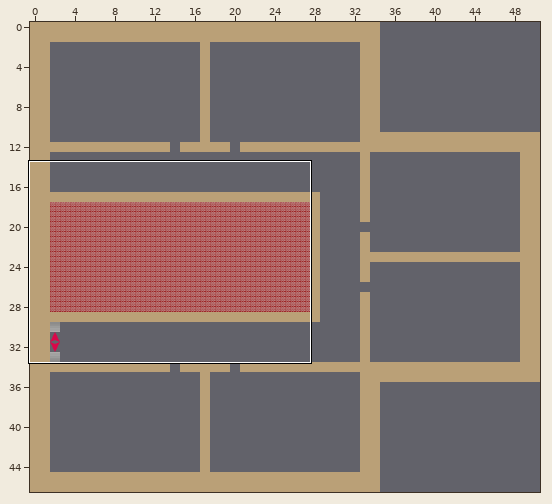
An edit to a level. Tiled map, map/1st_floor.tmx. Above: a wide view before the commit, with the close-up outlined.
Close-up. Old version:
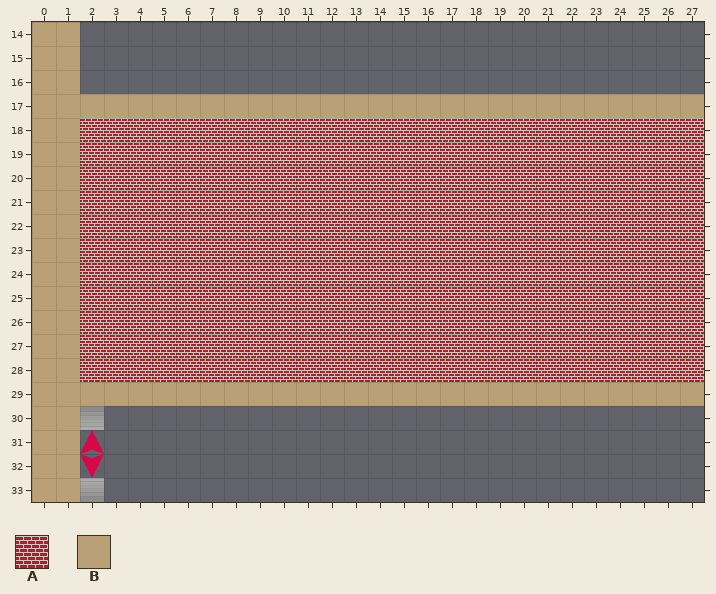
Cells are 32x32 px. Shown: x 0..27, y 14..33. The commit also changed other parts of the map, which this record leaves out.
Key: from "floors_tiled_ready": A 0, B 3.
_ is an empty cell.
Layers that did not change in this view are not listed.
Layer "base" before, first column x 0:
14 BB__________________________
15 BB__________________________
16 BB__________________________
17 BBBBBBBBBBBBBBBBBBBBBBBBBBBB
18 BBAAAAAAAAAAAAAAAAAAAAAAAAAA
19 BBAAAAAAAAAAAAAAAAAAAAAAAAAA
20 BBAAAAAAAAAAAAAAAAAAAAAAAAAA
21 BBAAAAAAAAAAAAAAAAAAAAAAAAAA
22 BBAAAAAAAAAAAAAAAAAAAAAAAAAA
23 BBAAAAAAAAAAAAAAAAAAAAAAAAAA
24 BBAAAAAAAAAAAAAAAAAAAAAAAAAA
25 BBAAAAAAAAAAAAAAAAAAAAAAAAAA
26 BBAAAAAAAAAAAAAAAAAAAAAAAAAA
27 BBAAAAAAAAAAAAAAAAAAAAAAAAAA
28 BBAAAAAAAAAAAAAAAAAAAAAAAAAA
29 BBBBBBBBBBBBBBBBBBBBBBBBBBBB
30 BB__________________________
31 BB__________________________
32 BB__________________________
33 BB__________________________
New version:
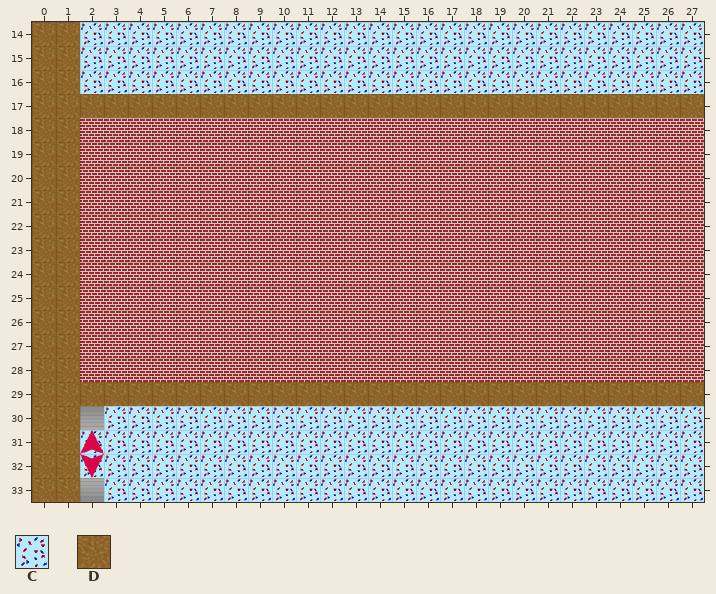
Further tiles: from "floors_tiled_ready": C 4, D 5.
Changes in this commit:
Changed rows in their new state; . is an unchanged cell.
Layer "base":
first column x 0:
14 DDCCCCCCCCCCCCCCCCCCCCCCCCCC
15 DDCCCCCCCCCCCCCCCCCCCCCCCCCC
16 DDCCCCCCCCCCCCCCCCCCCCCCCCCC
17 DDDDDDDDDDDDDDDDDDDDDDDDDDDD
18 DD..........................
19 DD..........................
20 DD..........................
21 DD..........................
22 DD..........................
23 DD..........................
24 DD..........................
25 DD..........................
26 DD..........................
27 DD..........................
28 DD..........................
29 DDDDDDDDDDDDDDDDDDDDDDDDDDDD
30 DD.CCCCCCCCCCCCCCCCCCCCCCCCC
31 DDCCCCCCCCCCCCCCCCCCCCCCCCCC
32 DDCCCCCCCCCCCCCCCCCCCCCCCCCC
33 DD.CCCCCCCCCCCCCCCCCCCCCCCCC
Boxes around the changes in both close-ups, in picture pixels (x1, y1, x2, y2):
changed: (32, 22, 704, 502)
